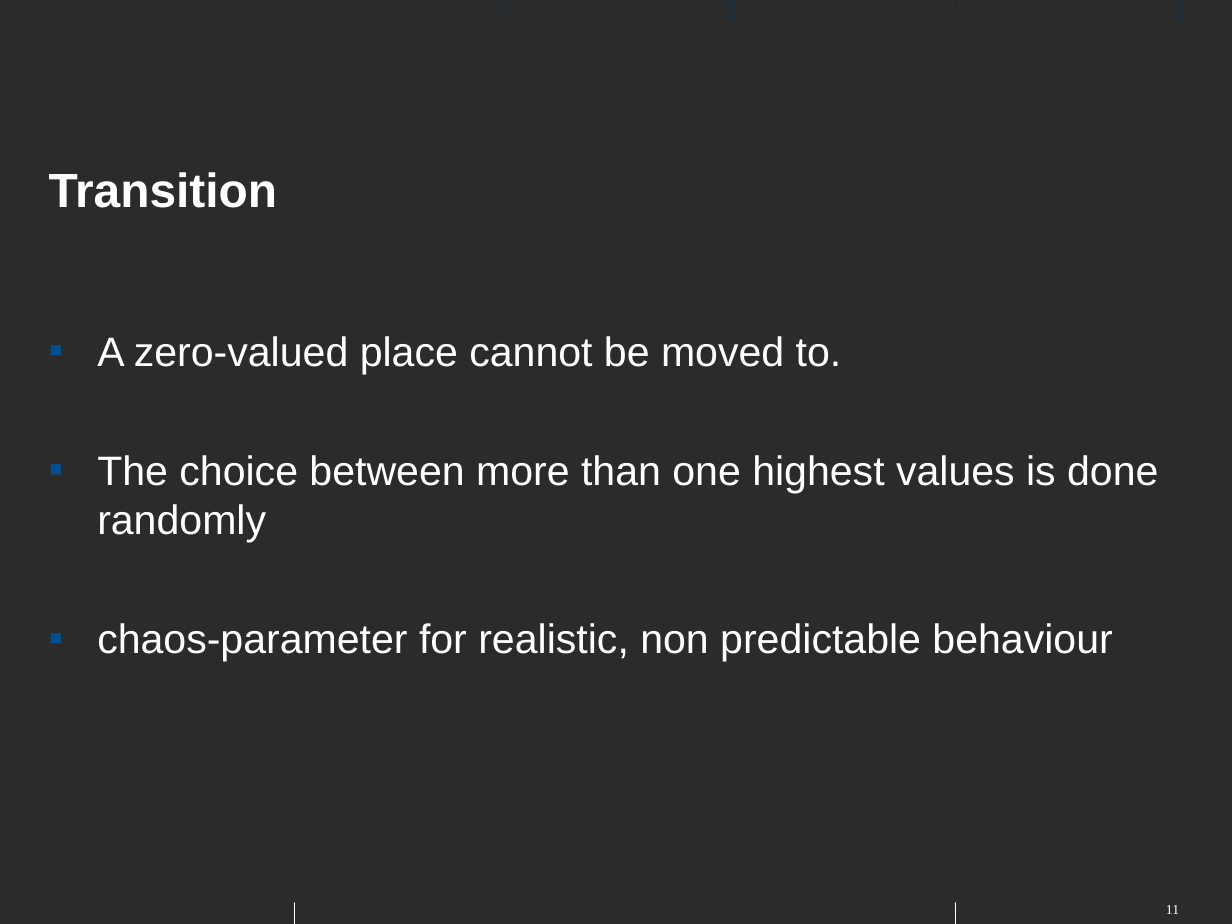
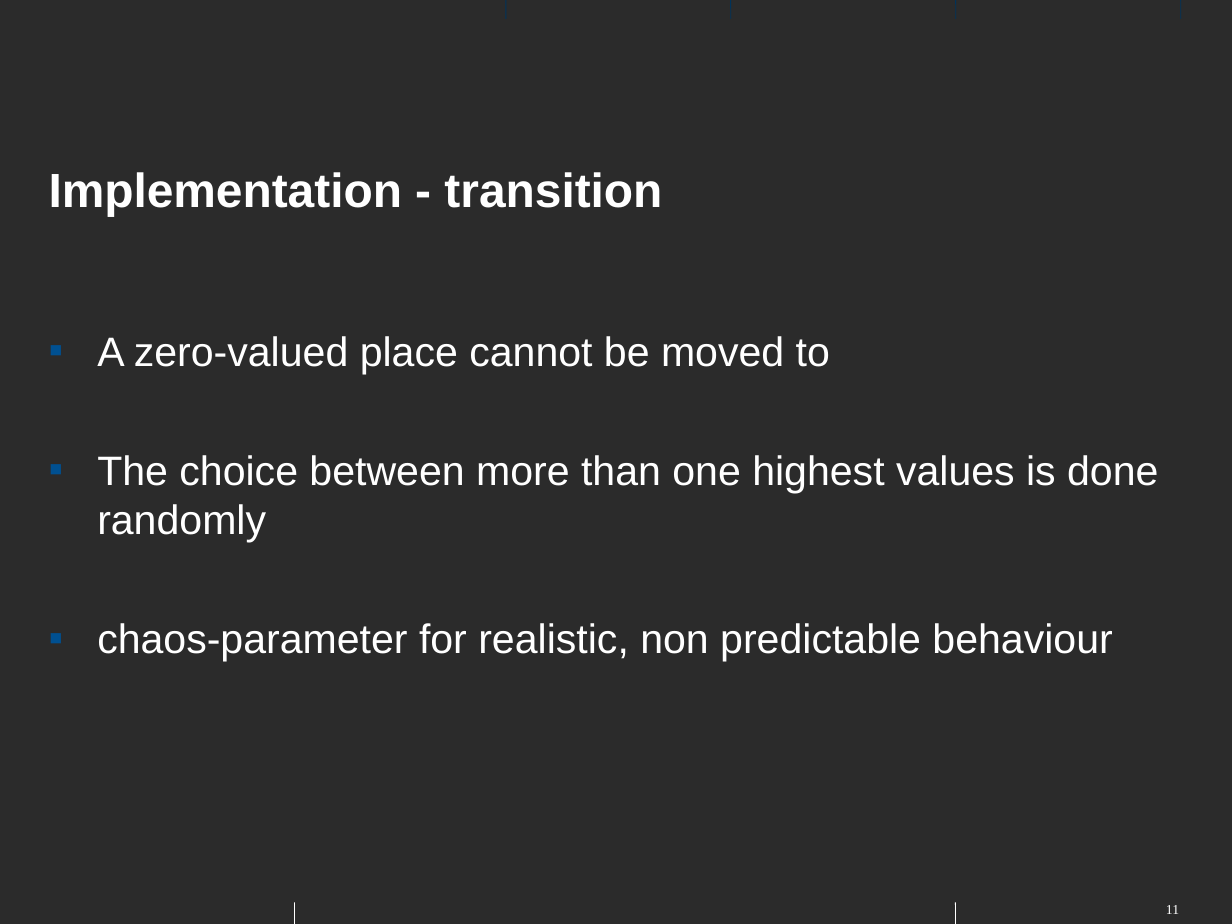
Before and after one commit to nfloery/crowd-flow-optimization, a slide deck: slide 11 of presentation/cfo.odp. Drawn at 1232x924 pixels with LibreOffice and Linux fonts; fonts in the diff are those of the drawing; background and template pictures are left out; a plain dark background stands for a picture behind light text. Boxes give left, top, right and bottom in pixels: in the first picture for what was removed or moved away, otherwise in the second. Text is boxed around its words. In the diff, an @@ line names an element or a change of style, - is before the commit and + after.

Commit message:
update, presentation

```diff
--- a/presentation/cfo.odp
+++ b/presentation/cfo.odp
@@ title at (49, 172, 662, 217): text changed @@
-Transition
+Implementation - transition
@@ text at (97, 336, 830, 374): text changed @@
-▪ A zero-valued place cannot be moved to.
+▪ A zero-valued place cannot be moved to
```
Also in this commit, not shown: 7 other slides changed, 4 slides added.
